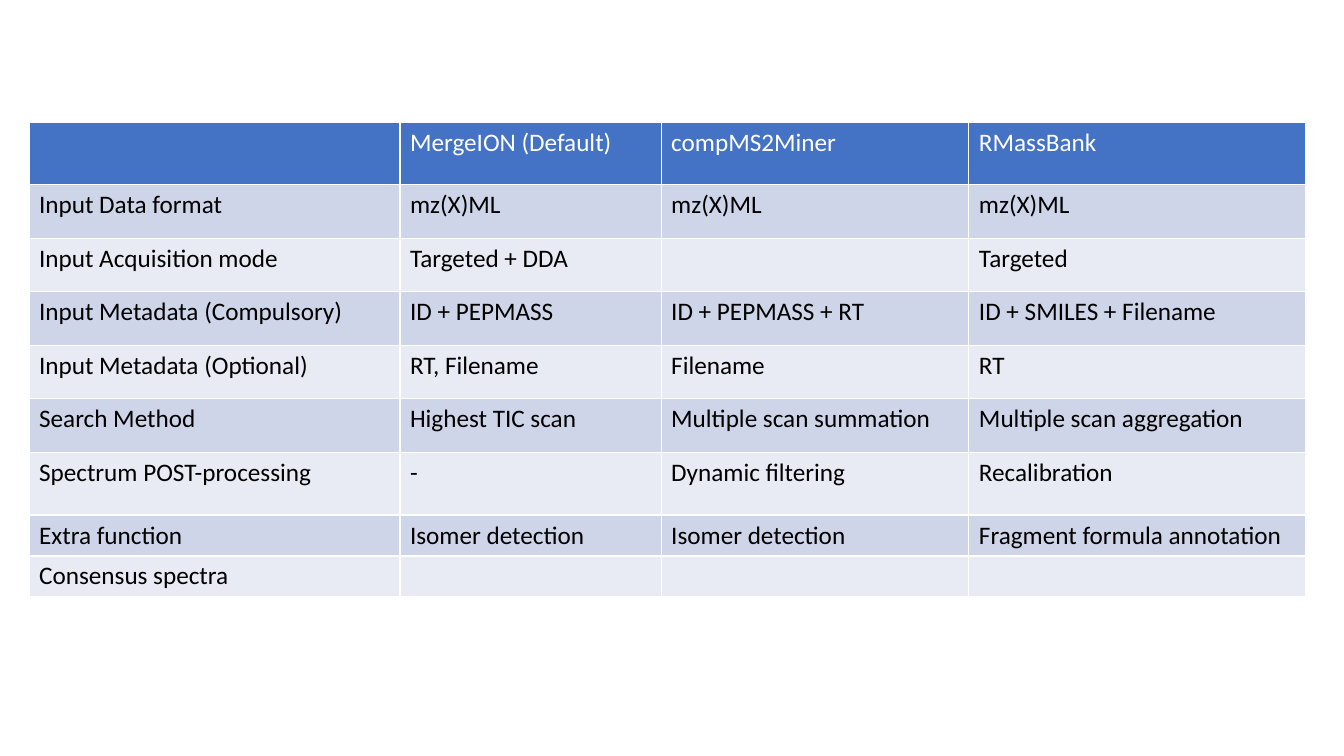
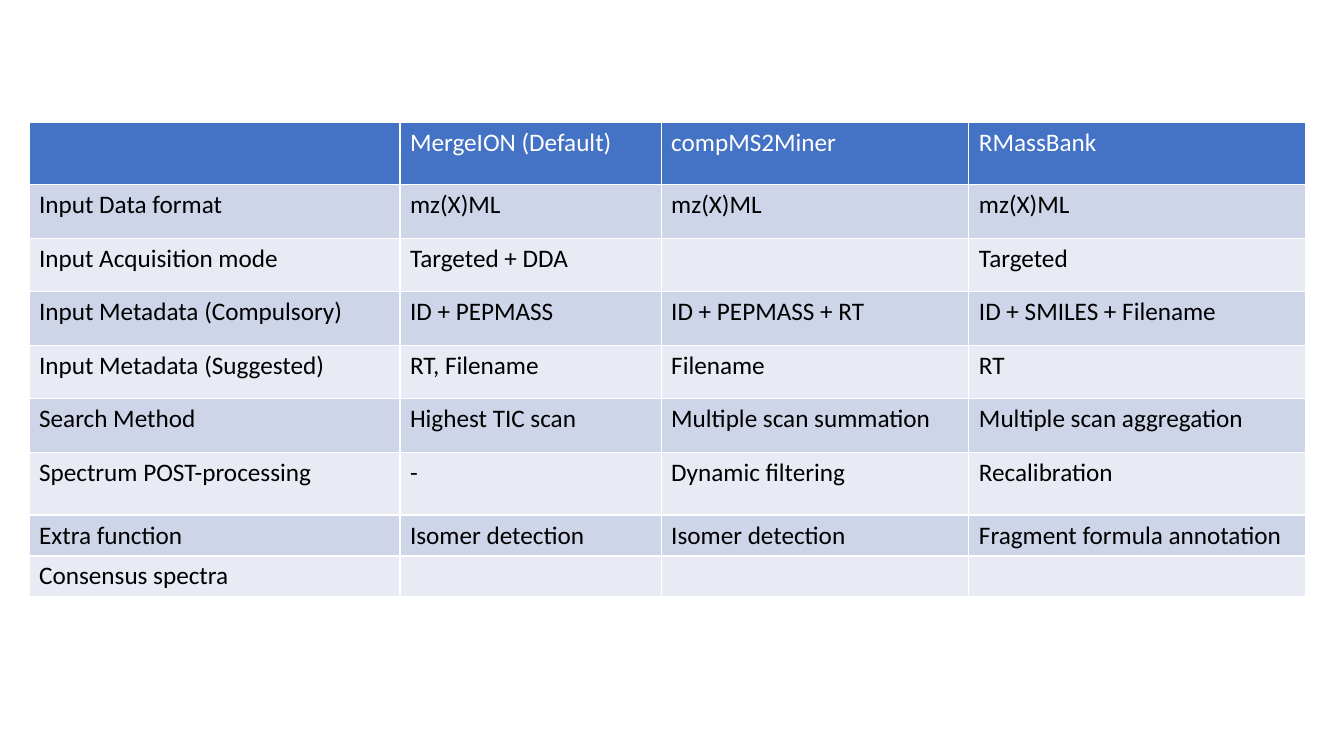
Before and after one commit to daniellyz/MergeION2, a slide deck: slide 1 of inst/Preparation.pptx. Drawn at 1344x756 pixels with LibreOffice and Linux fonts; fonts in the diff are those of the drawing. Boxes give left, top, right and bottom in pixels: in the first picture for what was removed or moved away, otherwise in the second. Text is boxed around its words. In the diff, an @@ line names an element or a change of style, - is before the commit and + after.

```diff
--- a/inst/Preparation.pptx
+++ b/inst/Preparation.pptx
@@ table at box(29, 122, 1306, 596) @@
-row 5, column 1: Input Metadata (Optional)
+row 5, column 1: Input Metadata (Suggested)
```
Also in this commit, not shown: 41 other files.
